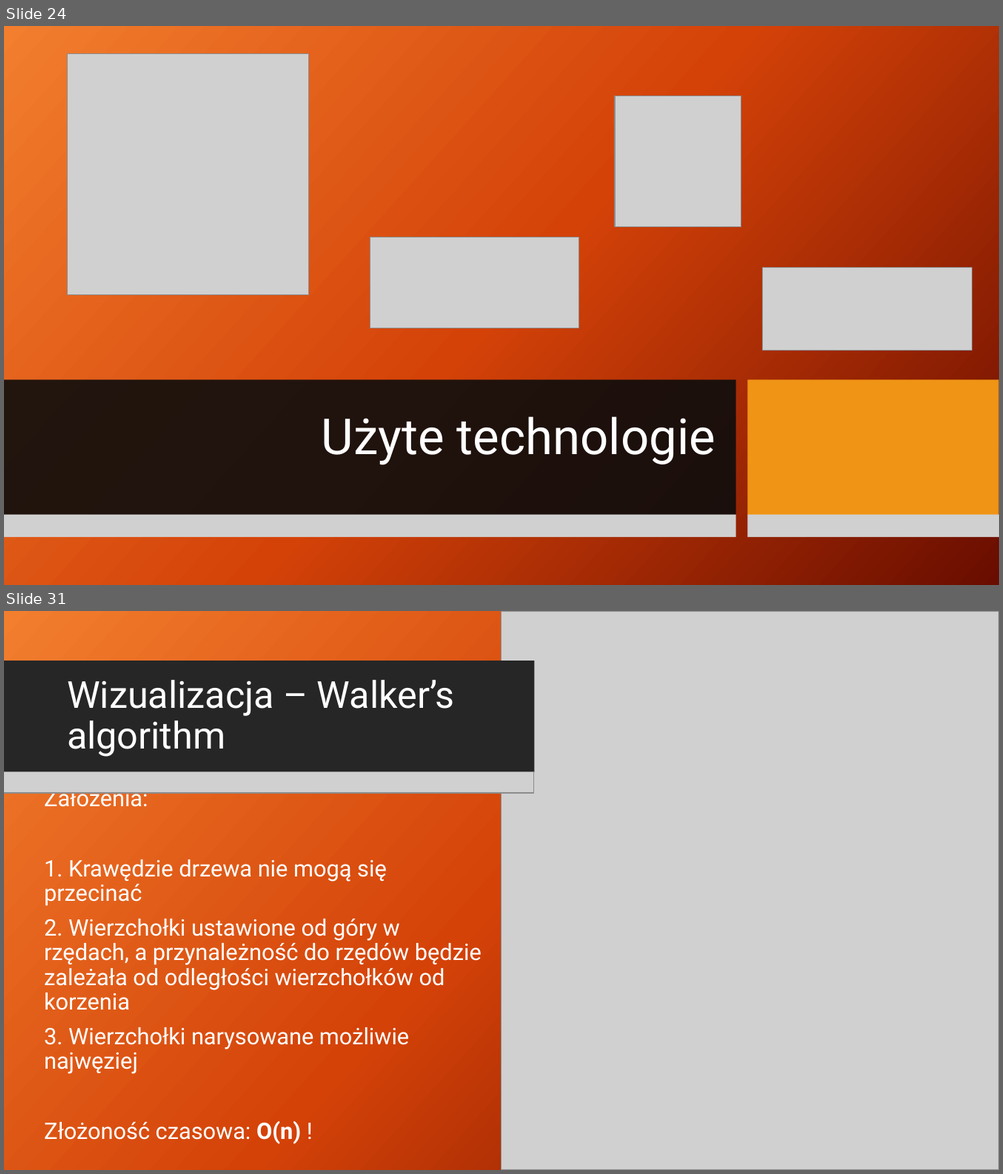
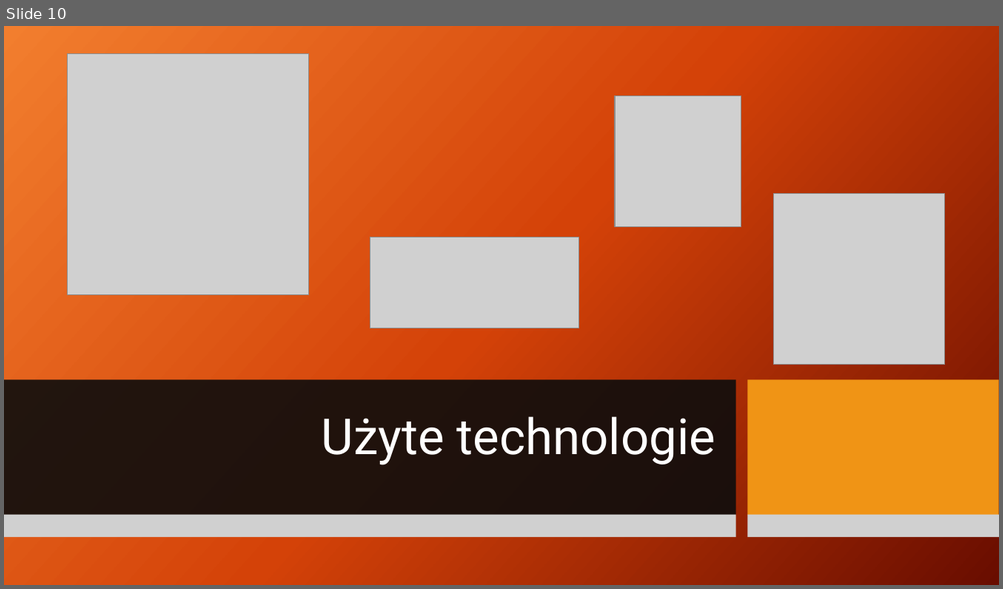
Before and after one commit to patrykf-dev/uct-visualisation-thesis, a slide deck: doc/prezentacja-02/UCT_finish_presentation.pptx. Shown one above the other, each under a label of ours: slides 24 and 31 before the commit, slide 10 after it; the slides between them are not shown. The pictures are 1003x1174 and 1003x589 pixels, drawn with LibreOffice and Linux fonts; fonts in the diff are those of the drawing; grey boxes stand for pictures; background and template pictures are left out. Boxes give left, top, right and bottom in pixels: in the first picture for what was removed or moved away, otherwise in the second. Text is boxed around its words. In the diff, an @@ line names an element or a change of style, - is before the commit and + after.

```diff
--- a/doc/prezentacja-02/UCT_finish_presentation.pptx
+++ b/doc/prezentacja-02/UCT_finish_presentation.pptx
@@ slide 31 removed at (4, 611, 999, 1170), background picture (left out); not listed: 2 template elements that a slide beside it also shows @@
@@ rectangle removed at (4, 611, 999, 1170) @@
@@ picture removed at (502, 611, 999, 1170) @@
@@ rectangle removed at (4, 661, 535, 773) @@
@@ title removed at (67, 680, 455, 757) @@
-Wizualizacja – Walker’s algorithm
@@ picture removed at (4, 772, 534, 793) @@
@@ text removed at (44, 786, 481, 1145) @@
-Założenia:
-1. Krawędzie drzewa nie mogą się przecinać
-2. Wierzchołki ustawione od góry w rzędach, a przynależność do rzędów będzie zależała od odległości wierzchołków od korzenia
-3. Wierzchołki narysowane możliwie najwęziej
-Złożoność czasowa: O(n) !
@@ what was slide 24 is now slide 10 @@
@@ slide 10 changed as well @@
@@ picture added at (774, 194, 944, 365) @@
@@ picture removed at (762, 268, 972, 351) @@
```
Also in this commit, not shown: 12 slides added, 49 other slides removed, 1 other file.
